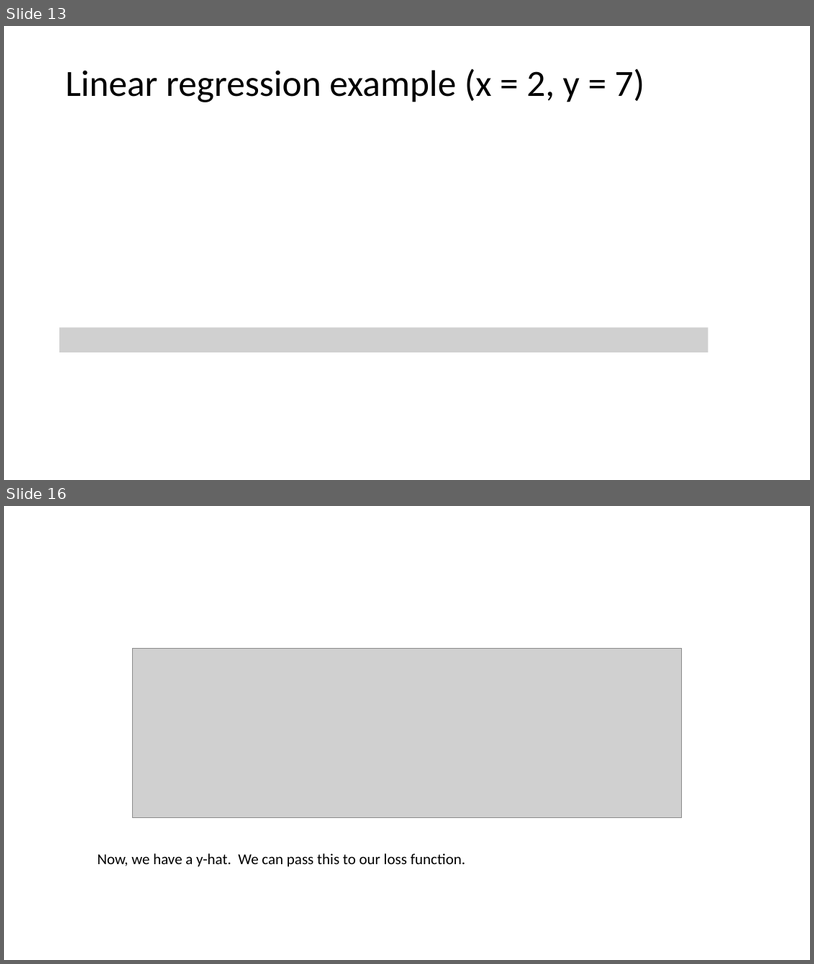
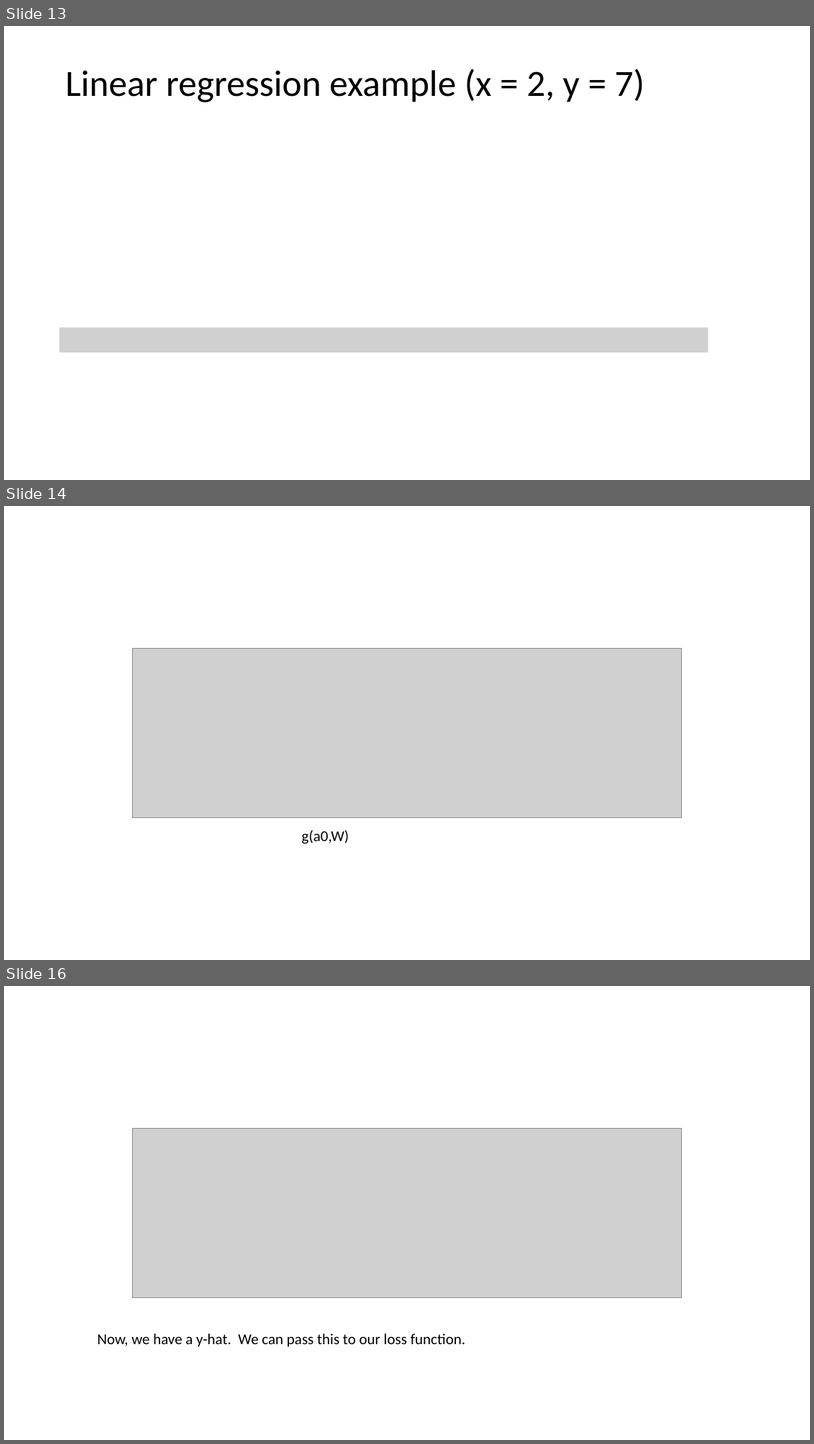
Before and after one commit to snyderjo/Neural-Network-Presentation, a slide deck: secondPart/Neural Networks - pt 2.pptx. Shown one above the other, each under a label of ours: slides 13 and 16 before the commit, slides 13, 14 and 16 after it; the slides between them are not shown. The pictures are 814x964 and 814x1444 pixels, drawn with LibreOffice and Linux fonts; fonts in the diff are those of the drawing; grey boxes stand for pictures. Boxes give left, top, right and bottom in pixels: in the first picture for what was removed or moved away, otherwise in the second. Text is boxed around its words. In the diff, an @@ line names an element or a change of style, - is before the commit and + after.

```diff
--- a/secondPart/Neural Networks - pt 2.pptx
+++ b/secondPart/Neural Networks - pt 2.pptx
@@ slide 14 added at (4,506,810,960), background #FFFFFF @@
@@ picture added at (132,648,682,817) @@
@@ text added at (302,830,350,844), 18 pt, text #000000 @@
+g(a0,W)
```
Also in this commit, not shown: 16 slides changed, 4 other slides added, 4 slides removed, 2 other files.
